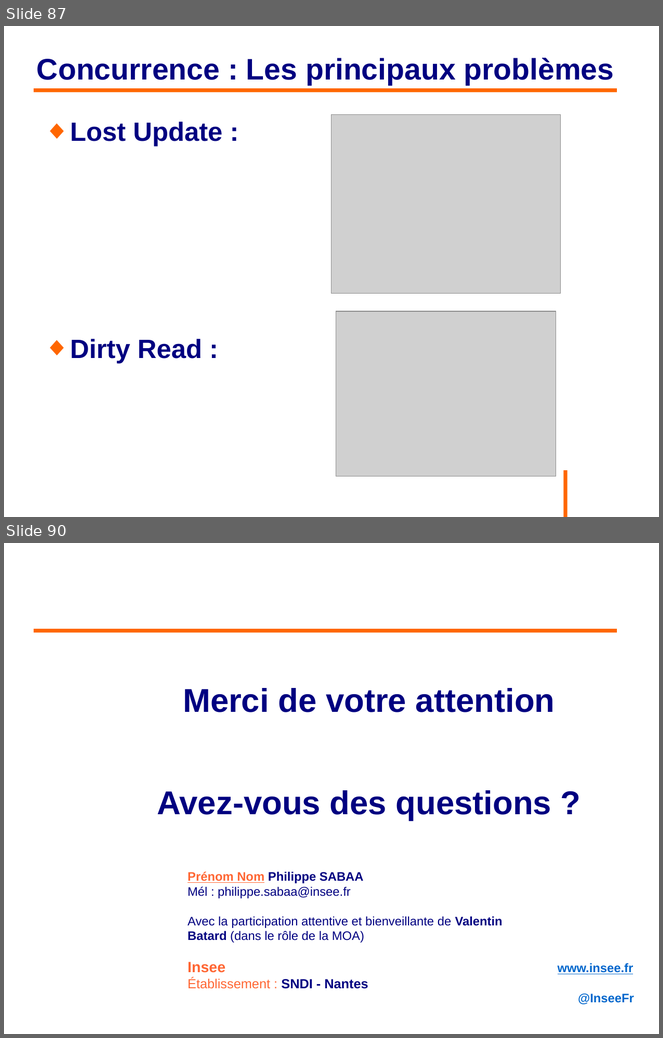
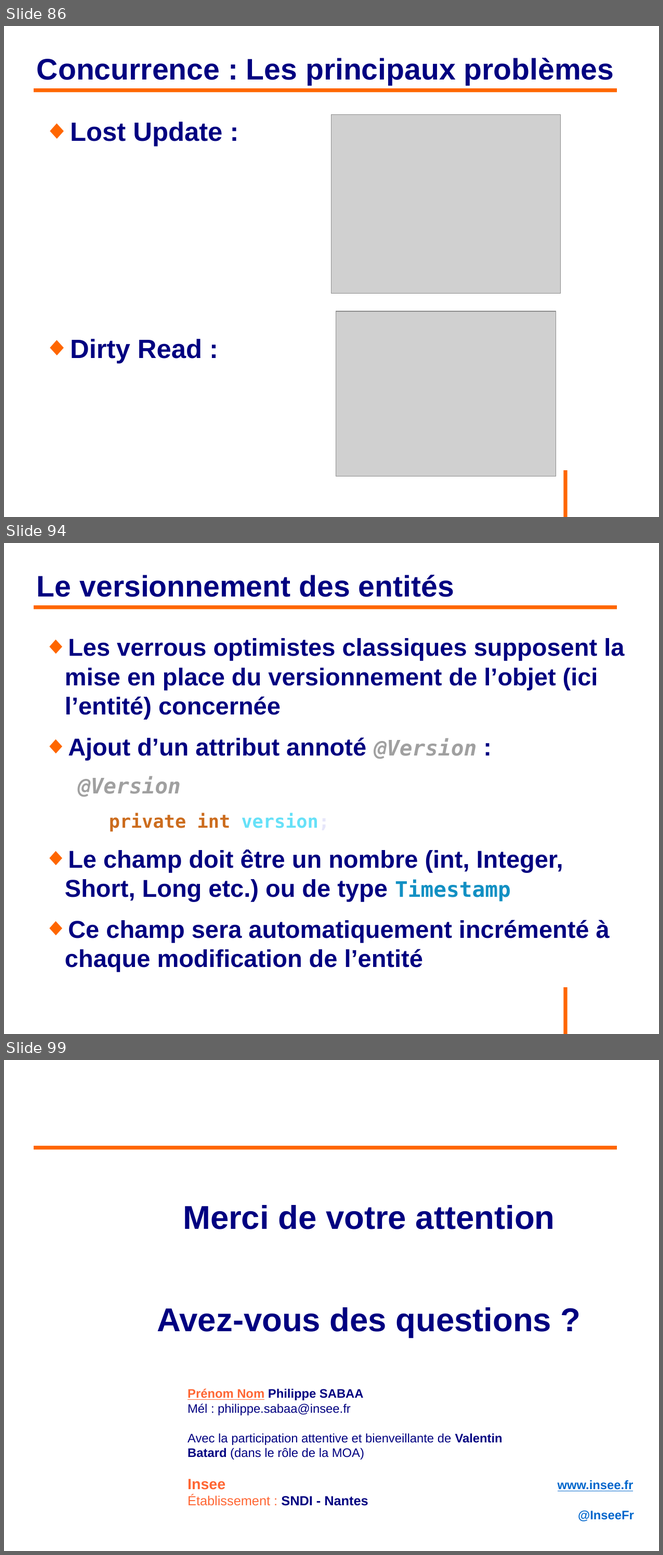
Before and after one commit to philphils/formation-hibernate-avancee, a slide deck: Documentation/diapo_formation_hibernate_avancee.odp. Shown one above the other, each under a label of ours: slides 87 and 90 before the commit, slides 86, 94 and 99 after it; the slides between them are not shown. The pictures are 663x1038 and 663x1555 pixels, drawn with LibreOffice and Linux fonts; fonts in the diff are those of the drawing; grey boxes stand for pictures; background and template pictures are left out. Boxes give left, top, right and bottom in pixels: in the first picture for what was removed or moved away, otherwise in the second. Text is boxed around its words. In the diff, an @@ line names an element or a change of style, - is before the commit and + after.

Commit message:
Fin diapo partie 4 sous partie Verrou Optimiste

```diff
--- a/Documentation/diapo_formation_hibernate_avancee.odp
+++ b/Documentation/diapo_formation_hibernate_avancee.odp
@@ slide 94 added at bbox=[4, 543, 659, 1034], background #FFFFFF; not listed: 1 template element that a slide beside it also shows @@
@@ title added at bbox=[37, 575, 454, 597], 36 pt, text #000080, bold @@
+Le versionnement des entités
@@ line added from (34, 607) to (618, 607), #FF6600 4.54 pt @@
@@ text added at bbox=[65, 638, 624, 972], 29.6 pt, text #000080, bold @@
+◆ Les verrous optimistes classiques supposent la mise en place du versionnement de l’objet (ici l’entité) concernée
+◆ Ajout d’un attribut annoté @Version :
+@Version
+private int version;
+◆ Le champ doit être un nombre (int, Integer, Short, Long etc.) ou de type Timestamp
+◆ Ce champ sera automatiquement incrémenté à chaque modification de l’entité
@@ what was slide 87 is now slide 86 @@
@@ what was slide 90 is now slide 99 @@
```
Also in this commit, not shown: 8 slides changed, 8 other slides added, 1 other file.
